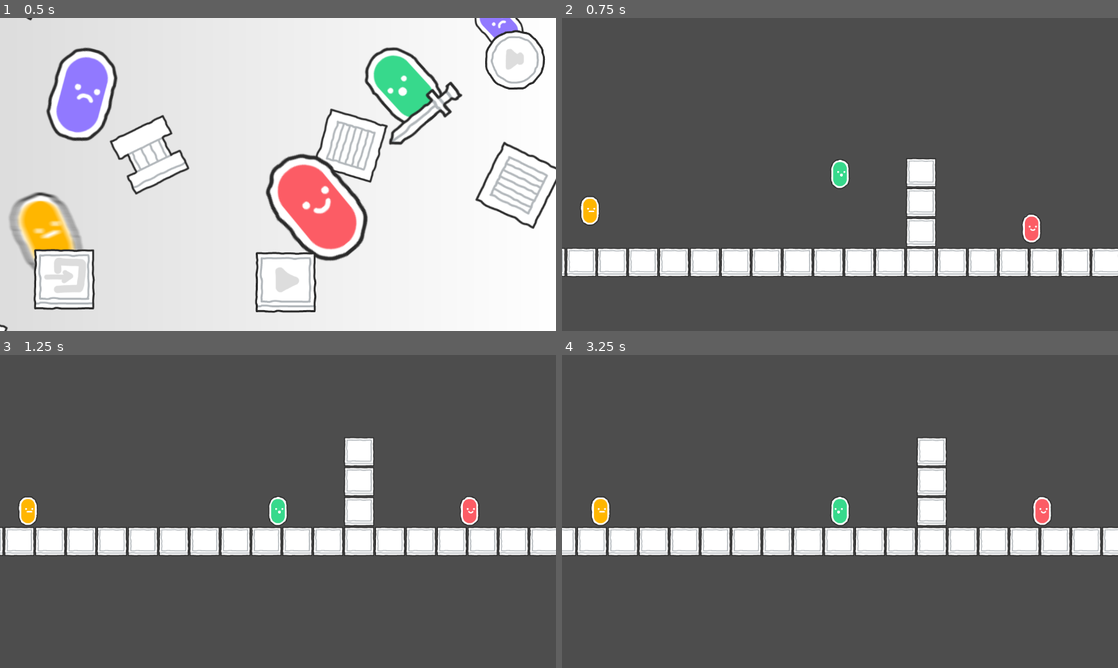
Above: before the commit, frames 1-4 (two rows, left to right).
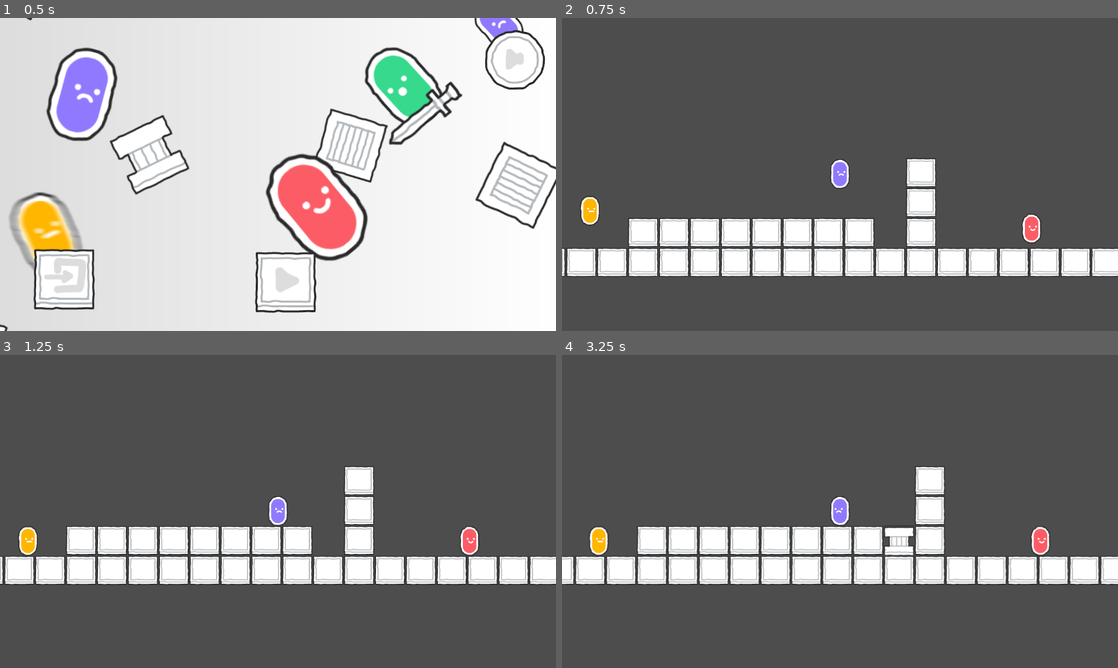
Above: after the commit, the same moments.

Repository: Alloces/DeadIsGood
Game: Godot game, scene res://MainMenu.tscn
Two runs of this game, one before a commit and one after it. Both use one fixed random seed, a clock stepped at 60 frames per second and the inputs below.
Inputs (mouse positions are in pixels of both pictures, inside the frame that each line leads up to):
- Up to frame 1 (0.5 s): no input
- Up to frame 2 (0.75 s): click (845, 280) at 0.5 s
- Up to frame 3 (1.25 s): no input
- Up to frame 4 (3.25 s): tap Enter (ui_accept) at 1.25, 1.52, 2.27 s; move the mouse to (962, 495) at 1.27 s; hold Right (ui_right) 1.28-2.78 s; click (962, 495) at 1.42 s; move the mouse to (728, 527) at 2.02 s; move the mouse to (895, 442) at 2.77 s; hold Left (ui_left) from 2.78 s (still down)

Frame 1 is identical in both runs. In frame 2, 3.9% of the frame differs, in the area x 11-57%, y 45-74%; in frame 3, 16%; in frame 4, 16%, in the area x 0-100%, y 26-74%.

Commit message:
feat: purple action added

Diff:
--- a/audio_manager.gd
+++ b/audio_manager.gd
@@ -5,6 +5,7 @@
 # Called when the node enters the scene tree for the first time.
 func _ready():
 	stream = music
+	volume_db = -20
 	play()
 
 
--- a/scenes/Dude/Dude.gd
+++ b/scenes/Dude/Dude.gd
@@ -13,8 +13,11 @@
 const SPEED = 300.0
 const JUMP_VELOCITY = -400.0
 
+const GROUP = "dude"
+
 @onready var _sprite: Sprite2D = $Sprite2D
 @onready var _camera: Camera2D = $Camera2D
+@onready var _purple_area: Area2D = $PurpleActionArea
 @onready var _area: Area2D = $Area2D
 
 @export var is_player: bool = false :
@@ -38,6 +41,9 @@
 		# TODO: check if type in dict
 		_sprite.set_region_rect(TypeRects[type])
 
+@export var tilemap: TileMap
+@export var block_atlas_coords: Vector2i = Vector2i(4, 7)
+
 var TypeRects: Dictionary = {
 	Types.Red: 		Rect2(576, 320, 64, 64),
 	Types.Green: 	Rect2(576, 448, 64, 64),
@@ -46,7 +52,9 @@
 }
 
 var gravity = ProjectSettings.get_setting("physics/2d/default_gravity")
+var _current_direction: float
 
+var _created_tiles: Array[Vector2i] = []
 
 func _ready() -> void:
 	_change_is_player_state()
@@ -107,6 +115,7 @@
 		Types.Purple:
 			_purple_ability()
 
+
 func _red_ability() -> void:
 	print("red ability")
 
@@ -121,7 +130,23 @@
 
 
 func _purple_ability() -> void:
-	print("purple ability")
+	var cell: Vector2i = tilemap.local_to_map(position)
+	cell.y += 1
+	if tilemap.get_cell_atlas_coords(0, cell) != Vector2i(-1, -1):
+		cell.x += -1 if _sprite.is_flipped_h() else 1
+
+	var atlas_coords: Vector2i = tilemap.get_cell_atlas_coords(0, cell)
+	if atlas_coords == Vector2i(-1, -1):
+		if _purple_area.has_overlapping_areas():
+			return
+
+		tilemap.set_cell(0, cell, 0, block_atlas_coords)
+		_created_tiles.append(cell)
+		if _created_tiles.size() > 3:
+			tilemap.set_cell(0, _created_tiles.pop_front(), 0, Vector2i(-1, -1))
+
+	elif atlas_coords == block_atlas_coords:
+		tilemap.set_cell(0, cell, 0, Vector2i(-1, -1))
 
 
 func _on_area_2d_area_entered(area: Area2D):
--- a/scenes/Dude/Dude.tscn
+++ b/scenes/Dude/Dude.tscn
@@ -1,22 +1,24 @@
-[gd_scene load_steps=5 format=3 uid="uid://chm67gi5crs17"]
+[gd_scene load_steps=6 format=3 uid="uid://chm67gi5crs17"]
 
 [ext_resource type="Script" path="res://scenes/Dude/Dude.gd" id="1_6nkmb"]
 [ext_resource type="Texture2D" uid="uid://db3s5iecejcda" path="res://assets/Scribble/spritesheet_default.png" id="1_vc6mv"]
 
 [sub_resource type="CapsuleShape2D" id="CapsuleShape2D_cywdl"]
-radius = 23.0
-height = 66.0
+radius = 21.0
+height = 60.0
 
 [sub_resource type="CapsuleShape2D" id="CapsuleShape2D_mv6ge"]
 radius = 18.0
 height = 58.0
 
-[node name="Dude" type="CharacterBody2D"]
+[sub_resource type="RectangleShape2D" id="RectangleShape2D_oqiyy"]
+
+[node name="Dude" type="CharacterBody2D" groups=["dude"]]
 collision_mask = 2
 script = ExtResource("1_6nkmb")
 
 [node name="LevelCollision" type="CollisionShape2D" parent="."]
-position = Vector2(0, -2)
+position = Vector2(0, -1)
 shape = SubResource("CapsuleShape2D_cywdl")
 
 [node name="Sprite2D" type="Sprite2D" parent="."]
@@ -27,9 +29,18 @@
 [node name="Camera2D" type="Camera2D" parent="."]
 
 [node name="Area2D" type="Area2D" parent="."]
-collision_layer = 4
+collision_layer = 12
 collision_mask = 4
 
 [node name="DudesCollision" type="CollisionShape2D" parent="Area2D"]
 position = Vector2(0, -1)
 shape = SubResource("CapsuleShape2D_mv6ge")
+
+[node name="PurpleActionArea" type="Area2D" parent="."]
+collision_layer = 0
+collision_mask = 9
+
+[node name="PurpleActionCollision" type="CollisionShape2D" parent="PurpleActionArea"]
+position = Vector2(0, 55)
+scale = Vector2(5, 2.5)
+shape = SubResource("RectangleShape2D_oqiyy")
--- a/scenes/Levels/Level.gd
+++ b/scenes/Levels/Level.gd
@@ -3,12 +3,16 @@
 
 @export var _player: Dude
 
+@onready var _tilemap: TileMap = $TileMap
 
 func _ready() -> void:
 	if _player == null:
 		push_error("Level -> ready: player must not be empty")
 
 	_player.connect("died", _change_player)
+
+	for dude in get_tree().get_nodes_in_group(Dude.GROUP) as Array[Dude]:
+		dude.tilemap = _tilemap
 
 
 func _change_player(killer_name: String) -> void:
--- a/scenes/LevelCreator.gd
+++ b/scenes/Levels/LevelCreator.gd
@@ -46,11 +46,15 @@
 		get_node(str(x, "-", y)).texture_normal = SPRITES[OBJECTS.SPACE]
 
 func load_level():
+	if !ResourceLoader.exists("user://level.tres"):
+		return
+
 	var res: LevelResource = ResourceLoader.load("user://level.tres")
 	Level = res.data
 
 func _ready():
 	load_level()
+	pass
 
 	for x in GRID_SIZE[0]:
 		for y in GRID_SIZE[1]:
--- a/scenes/Levels/LevelCreator.tscn
+++ b/scenes/Levels/LevelCreator.tscn
@@ -1,6 +1,6 @@
-[gd_scene load_steps=2 format=3 uid="uid://d8h7cxaoj8l8"]
+[gd_scene load_steps=2 format=3 uid="uid://foth0gj1h8rd"]
 
-[ext_resource type="Script" path="res://scenes/LevelCreator.gd" id="1_p2asl"]
+[ext_resource type="Script" path="res://scenes/Levels/LevelCreator.gd" id="1_fqi8r"]
 
 [node name="LevelCreator" type="Node2D"]
-script = ExtResource("1_p2asl")
+script = ExtResource("1_fqi8r")
--- a/scenes/Levels/Level_1.tscn
+++ b/scenes/Levels/Level_1.tscn
@@ -218,6 +218,7 @@
 4:7/0 = 0
 4:7/0/physics_layer_0/linear_velocity = Vector2(0, 0)
 4:7/0/physics_layer_0/angular_velocity = 0.0
+4:7/0/physics_layer_0/polygon_0/points = PackedVector2Array(-30.5824, -28.6378, -30.052, 32, 30.2288, 32, 30.4056, -28.6378)
 5:7/0 = 0
 5:7/0/physics_layer_0/linear_velocity = Vector2(0, 0)
 5:7/0/physics_layer_0/angular_velocity = 0.0
@@ -389,12 +390,12 @@
 scale = Vector2(1, 0.966707)
 tile_set = SubResource("TileSet_2n47c")
 format = 2
-layer_0/tile_data = PackedInt32Array(589824, 65536, 10, 5898 …(353 unchanged characters)… 10, 589834, 65536, 10, 589835, 65536, 10)
+layer_0/tile_data = PackedInt32Array(589824, 65536, 10, 5898 …(353 unchanged characters)… 10, 589834, 65536, 10, 589835, 65536, 10, 524290, 65536, 10, 524289, 65536, 10, 524291, 65536, 10, 524288, 65536, 10, 589823, 65536, 10, 589822, 65536, 10, 589821, 65536, 10, 589820, 65536, 10)
 
 [node name="Player" parent="." instance=ExtResource("2_3brh7")]
 position = Vector2(184, 391)
 is_player = true
-type = 1
+type = 3
 
 [node name="YellowDude" parent="." instance=ExtResource("2_3brh7")]
 position = Vector2(-334, 467)
